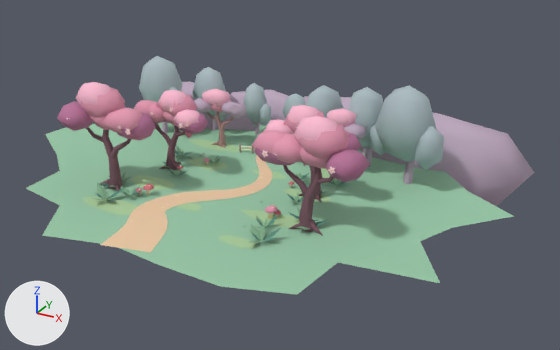
Before and after pictures for a commit that changed the Blender file assets/blomsterskogen/glade.blend.
One viewpoint serves both versions: a camera (50 mm lens) standing at (20.3, -30.54, 17.09) and looking at (1.75, 3.18, 0.23). Every picture has the same lights, and +X, +Y and +Z are marked at lower left. The picture after the commit comes second.

In view in the first picture: '01  |  Heart bough · Blossom | mulberry', '01  |  Heart bough · Blossom | peony', '01  |  Heart bough · Blossom | shell', '03  |  West blossom · Bark | mulberry', '03  |  West blossom · Blossom | mulberry', '03  |  West blossom · Blossom | peony', '03  |  West blossom · Blossom | shell', '04  |  East blossom · Bark | mulberry', '04  |  East blossom · Blossom | mulberry', '04  |  East blossom · Blossom | peony', 'Laurel silhouette 1 · Woodland | laurel', 'Laurel silhouette 6 · Woodland | laurel', 'Laurel silhouette 7 · Woodland | laurel', 'Meadow · Meadow | dapple', 'Meadow · Meadow | seafoam', 'The apricot path · Path | apricot', 'Violet hill 4 · Woodland | mist' and 35 more.
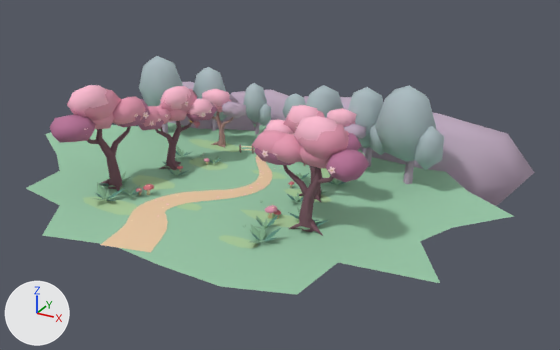
Boxes [x1, y1, x2, y2] around the edits, measured in the pictures (560 x 350 px; the box of a moved part takes in the faces that stretch with it):
'03  |  West blossom · Blossom | mulberry', moved, turned: before [57, 101, 156, 140]; after [50, 99, 150, 143]
'03  |  West blossom · Blossom | peony', moved, turned: before [80, 87, 142, 135]; after [67, 89, 146, 129]
'01  |  Heart bough · Blossom | shell', moved, turned: before [158, 90, 200, 129]; after [160, 86, 213, 117]
'01  |  Heart bough · Blossom | peony', moved, turned: before [134, 95, 197, 125]; after [142, 89, 197, 127]
'03  |  West blossom · Bark | mulberry', reshaped: before [86, 127, 131, 191]; after [87, 126, 131, 191]
'03  |  West blossom · Blossom | shell', moved, turned: before [76, 82, 111, 106]; after [67, 85, 108, 117]
'01  |  Heart bough · Blossom | mulberry', moved, turned: before [150, 113, 209, 134]; after [139, 102, 218, 131]
part 4 of me_03_____west_blossom___bark___mulberry, moved or reshaped: before [86, 127, 103, 142]; after [87, 139, 100, 144]
part 5 of me_03_____west_blossom___bark___mulberry, moved or reshaped: before [102, 129, 131, 181]; after [96, 126, 131, 181]

Edits to the bpy script that builds the scene:
```text
Change me_01_____heart_bough___blossom___mulberry:
    remove me_01_____heart_bough___blossom___mulberry.from_pydata(...)  # 58 vertices, 108 faces; spans x -6.31..-1.65, y 0.73..2.54, z 2.38..3.59
    add me_01_____heart_bough___blossom___mulberry.from_pydata(...)  # 58 vertices, 108 faces; spans x -5.88..-2.45, y -0.13..4.09, z 2.38..3.59
    me_01_____heart_bough___blossom___mulberry part 1: the whole mesh is turned 60.2 degrees about the z axis through its middle, then moved by (-0.2, 0.48, 0.0)
Change me_01_____heart_bough___blossom___peony:
    remove me_01_____heart_bough___blossom___peony.from_pydata(...)  # 113 vertices, 210 faces; spans x -6.41..-2.55, y 0.87..2.65, z 2.53..4.42
    add me_01_____heart_bough___blossom___peony.from_pydata(...)  # 113 vertices, 210 faces; spans x -5.45..-3.22, y -0.22..3.47, z 2.53..4.42
    me_01_____heart_bough___blossom___peony part 2: the whole mesh is turned 60.2 degrees about the z axis through its middle, then moved by (-0.06, -0.01, 0.0)
Change me_01_____heart_bough___blossom___shell:
    remove me_01_____heart_bough___blossom___shell.from_pydata(...)  # 52 vertices, 96 faces; spans x -4.81..-1.95, y 0.59..2.38, z 2.73..4.62
    add me_01_____heart_bough___blossom___shell.from_pydata(...)  # 52 vertices, 96 faces; spans x -4.73..-2.54, y 1.34..3.79, z 2.73..4.62
    me_01_____heart_bough___blossom___shell part 3: the whole mesh is turned 60.2 degrees about the z axis through its middle, then moved by (-0.38, 1.08, 0.0)
Change me_03_____west_blossom___bark___mulberry:
    remove me_03_____west_blossom___bark___mulberry.from_pydata(...)  # 100 vertices, 152 faces; spans x -7.53..-3.82, y -2.45..-1.45, z -0.18..4.27
    add me_03_____west_blossom___bark___mulberry.from_pydata(...)  # 100 vertices, 152 faces; spans x -6.37..-4.65, y -3.81..-0.27, z -0.18..4.27
    me_03_____west_blossom___bark___mulberry part 4: the loose piece of 20 vertices spanning x -7.53..-5.67, y -2.14..-1.68, z 2.35..3.56 is turned 68.2 degrees about the z axis through its middle, then moved by (0.46, -0.96, 0.0)
    me_03_____west_blossom___bark___mulberry part 5: 44 of 100 vertices moved; they spanned x -6.17..-3.82, y -2.09..-1.61, z 1.48..4.27 and now span x -6.25..-5.16, y -2.38..-0.27, z 1.48..4.27; mean shift (-0.43, 0.21, 0.0); largest move (-3.82, -1.83, 3.43) -> (-5.18, -0.27, 3.43)
Change me_03_____west_blossom___blossom___mulberry:
    remove me_03_____west_blossom___blossom___mulberry.from_pydata(...)  # 46 vertices, 84 faces; spans x -8.5..-2.73, y -3.2..-0.83, z 2.91..4.38
    add me_03_____west_blossom___blossom___mulberry.from_pydata(...)  # 46 vertices, 84 faces; spans x -7.27..-4.47, y -4.77..0.86, z 2.91..4.38
    me_03_____west_blossom___blossom___mulberry part 6: the whole mesh is turned 68.2 degrees about the z axis through its middle, then moved by (-0.06, 0.01, 0.0)
Change me_03_____west_blossom___blossom___peony:
    remove me_03_____west_blossom___blossom___peony.from_pydata(...)  # 95 vertices, 174 faces; spans x -7.2..-3.21, y -2.74..-0.39, z 3.09..5.39
    add me_03_____west_blossom___blossom___peony.from_pydata(...)  # 95 vertices, 174 faces; spans x -7.23..-4.32, y -3.42..0.33, z 3.09..5.39
    me_03_____west_blossom___blossom___peony part 7: the whole mesh is turned 68.2 degrees about the z axis through its middle, then moved by (-0.74, 0.11, 0.0)
Change me_03_____west_blossom___blossom___shell:
    remove me_03_____west_blossom___blossom___shell.from_pydata(...)  # 26 vertices, 48 faces; spans x -7.34..-5.09, y -2.65..-0.92, z 3.96..5.63
    add me_03_____west_blossom___blossom___shell.from_pydata(...)  # 26 vertices, 48 faces; spans x -6.78..-5.14, y -3.53..-1.43, z 3.96..5.63
    me_03_____west_blossom___blossom___shell part 8: the whole mesh is turned 68.2 degrees about the z axis through its middle, then moved by (0.1, -0.68, 0.0)
```
